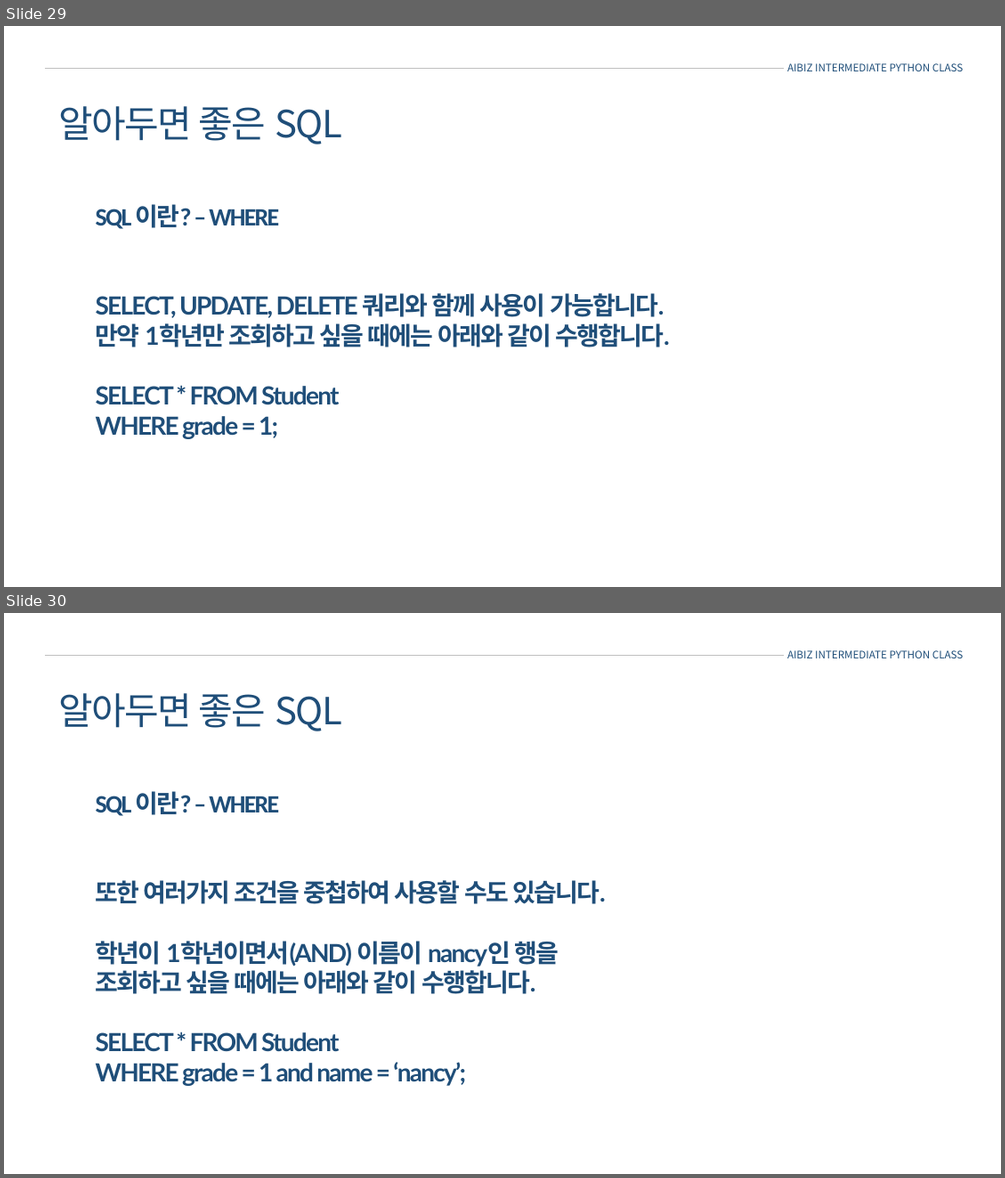
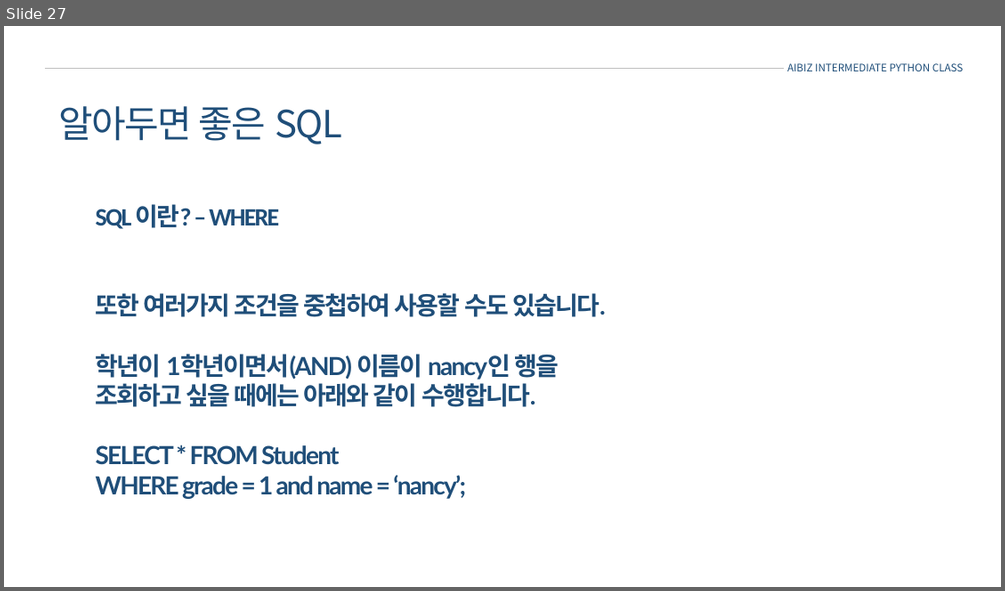
Before and after one commit to louischoi0/intermediate_python, a slide deck: 3강/피피티자료/sql.pptx. Shown one above the other, each under a label of ours: slides 29 and 30 before the commit, slide 27 after it. The pictures are 1005x1178 and 1005x591 pixels, drawn with LibreOffice and Linux fonts; fonts in the diff are those of the drawing. Boxes give left, top, right and bottom in pixels: in the first picture for what was removed or moved away, otherwise in the second. Text is boxed around its words. In the diff, an @@ line names an element or a change of style, - is before the commit and + after.

```diff
--- a/3강/피피티자료/sql.pptx
+++ b/3강/피피티자료/sql.pptx
@@ slide 29 removed at (x1=4, y1=26, x2=1001, y2=587), background #FFFFFF @@
@@ line removed from (45, 68) to (784, 68) @@
@@ text removed at (x1=787, y1=63, x2=963, y2=71) @@
-AIBIZ INTERMEDIATE PYTHON CLASS
@@ text removed at (x1=58, y1=106, x2=342, y2=144) @@
-알아두면 좋은 SQL
@@ text removed at (x1=96, y1=204, x2=670, y2=439) @@
-SQL 이란? – WHERE
-SELECT, UPDATE, DELETE 쿼리와 함께 사용이 가능합니다.
-만약 1학년만 조회하고 싶을 때에는 아래와 같이 수행합니다.
-SELECT * FROM Student
-WHERE grade = 1;
@@ what was slide 30 is now slide 27 @@
```
Also in this commit, not shown: 1 slide changed, 2 other slides removed, 29 other files.
